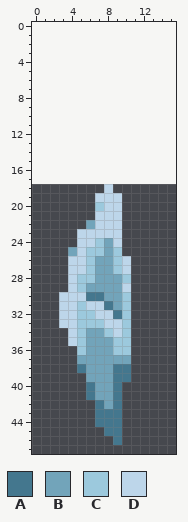
Two states of a pixel-art sprite, DongYeonEngine/resources/Boss/SwordSkill/IceSword/IceSword1.png. Above: the version before the commit.
The file is 16x30 pixels. The old version is drawn lined up with the new one, on the new canvas.
Palette (. is transparent): A #44778e  B #72a4ba  C #9cc9dd  D #bdd6ea
Pixels before, first column x 3:
18 .....D..
19 ....DDD.
20 ....CDD.
21 ....DDD.
22 ...BDDD.
23 ..DDDDD.
24 ..DDCBD.
25 .BDCCBC.
26 .DDCBBCD
27 .DDCBBCD
28 .DCCBBBC
29 .DCBBBBD
30 DDDAABBC
31 DDCDDABC
32 DDCCDDAC
33 DDCCCDDC
34 .DCBBCDC
35 .DCBBBCC
36 ..CBBBCC
37 ..BBBBBB
38 ..ABBBAA
39 ...BBBAA
40 ...ABBA.
41 ...ABBA.
42 ....ABA.
43 ....AAA.
44 ....AAA.
45 .....AA.
46 ......A.
After:
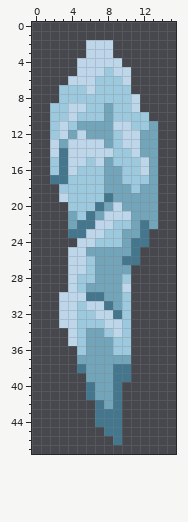
Diff:
canvas 16x30 -> 16x48, the old top-left corner now at 0,18
Colour A now appears in rows 14 to 16 at x 3; in row 17 at x 2 to 3; in row 21 at x 6; in row 22 at x 5 and 12; in row 23 at x 4 and 12; in row 24 at x 11 to 12.
Colour A now appears in rows 25 to 26 at x 11.
The author changed colour B to colour A in row 22 at x 6.
The author changed colour C to colour A in row 20 at x 7.
The author changed colour D to colour A in row 19 at x 8; in row 23 at x 5; in row 26 at x 10.
Colour B now appears in rows 9 to 10 at x 8; in row 11 at x 5 to 8 and 13; in row 12 at x 4, 6 to 8 and 12 to 13; in row 13 at x 3, 8 and 12 to 13; in row 14 at x 12 to 13; in row 15 at x 8 and 13.
Colour B now appears in rows 16 to 17 at x 8 to 9 and 13; in row 18 at x 9 to 10 and 12 to 13; in rows 19 to 20 at x 10 to 13; in row 21 at x 4 and 11 to 13; in row 22 at x 4, 11 and 13; in row 23 at x 10 to 11.
Colour B now appears in rows 24 to 25 at x 10.
The author changed colour C to colour B in row 25 at x 6 to 7 and 9; in rows 26 to 27 at x 9.
The author changed colour D to colour B in row 18 at x 8; in row 19 at x 9; in row 20 at x 8; in row 21 at x 7; in row 27 at x 10.
Colour C now appears in row 5 at x 8; in row 6 at x 7 to 9; in row 7 at x 3 to 5 and 7 to 10; in row 8 at x 3 to 10; in row 9 at x 2 to 3, 6 to 7 and 9 to 10; in row 10 at x 2 to 3, 5 to 7 and 9 to 12.
Colour C now appears in row 11 at x 2, 4 and 11 to 12; in row 12 at x 2 and 9; in row 13 at x 9; in row 14 at x 9 to 10; in row 15 at x 2, 6 and 9 to 11; in row 16 at x 2, 5 to 7 and 10 to 11.
Colour C now appears in row 17 at x 4 to 7 and 10 to 12; in row 18 at x 3 to 7 and 11; in rows 19 to 20 at x 4 to 6; in row 21 at x 5; in row 22 at x 10.
The author changed colour B to colour C in row 24 at x 8.
The author changed colour D to colour C in row 19 at x 7; in row 22 at x 9; in row 23 at x 8 to 9; in row 24 at x 9.
Colour D now appears in rows 2 to 3 at x 6 to 8; in row 4 at x 5 to 9; in row 5 at x 5 to 7 and 9 to 10; in row 6 at x 4 to 6 and 10; in row 7 at x 6; in row 8 at x 11.
Colour D now appears in row 9 at x 4 to 5 and 11; in row 10 at x 4; in row 11 at x 3 and 9 to 10; in row 12 at x 3, 5 and 10 to 11; in row 13 at x 2, 4 to 7 and 10 to 11; in row 14 at x 2, 4 to 8 and 11.
Colour D now appears in row 15 at x 4 to 5, 7 and 12; in row 16 at x 4 and 12; in row 19 at x 3; in row 21 at x 10.
The author changed colour B to colour D in row 25 at x 4.
Changed places in both pictures, as pixel boxes (x1, y1, x2, y2):
changed: (50, 40, 158, 274)
